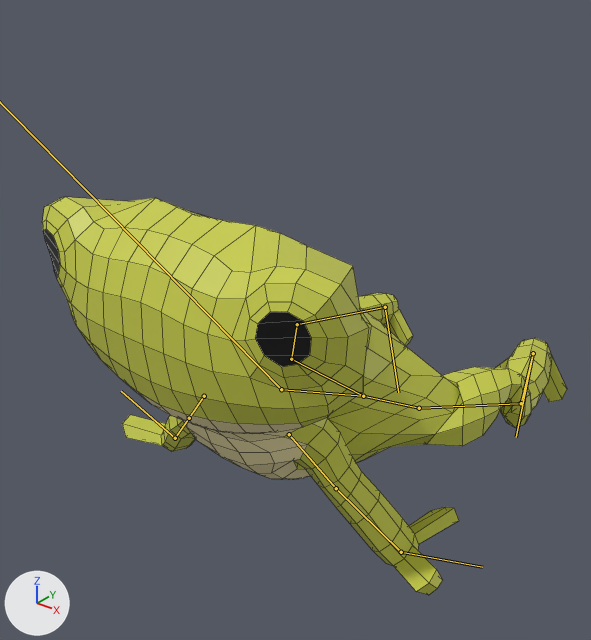
A saved change to the FBX model QuackingAwesome/Assets/Animals/Frog.fbx.
The view is the same before and after, from a 50 mm lens placed at (0.132, -0.171, 0.125), pointed at (-0.012, 0.009, 0.014). Lighting does not change. The marker at lower left points along +X, +Y and +Z. Both versions are drawn at frame 1 of the action 'ArmatureFrog|Action'; the numbers are the values there. The bones that bend it are drawn over the model as lines. Mesh edges are drawn as thin lines.

Names of what the first picture shows: 'Frog'.
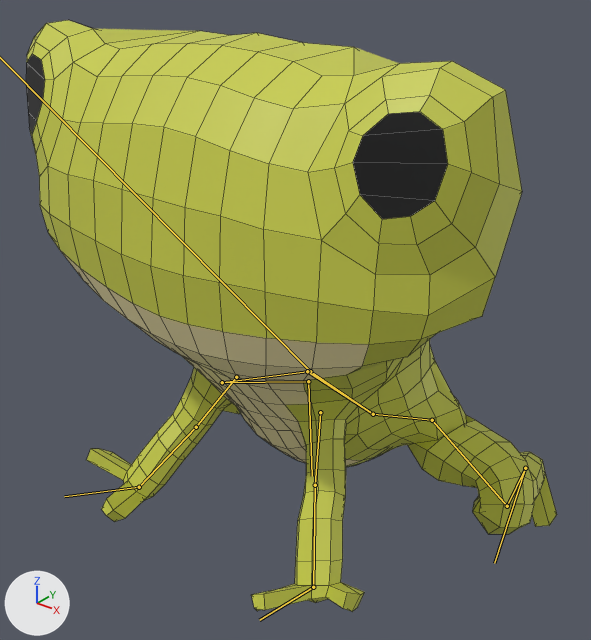
Boxes (x1, y1, x2, y2) around the edits, measured in the pictures (591 x 640 px):
'Frog', posed (49% taller)
    before: (42, 197, 567, 595)
    after: (26, 20, 557, 612)
bone 'BodyDown', root to tip
    before: (281, 389) to (363, 396)
    after: (310, 371) to (373, 414)
bone 'Frog Leg.L', root to tip
    before: (419, 408) to (521, 403)
    after: (432, 420) to (507, 506)
bone 'Frog Leg2.L', root to tip
    before: (521, 403) to (533, 353)
    after: (507, 506) to (525, 468)
bone 'Frog Leg.R', root to tip
    before: (291, 359) to (297, 324)
    after: (307, 371) to (222, 382)
bone 'Frog Leg2.R', root to tip
    before: (297, 324) to (385, 307)
    after: (222, 382) to (308, 381)
bone 'Front Leg.L', root to tip
    before: (289, 434) to (336, 488)
    after: (320, 412) to (315, 485)
bone 'Front Leg.R', root to tip
    before: (204, 396) to (189, 418)
    after: (236, 377) to (196, 427)

What changed in the scene script:
```text
Change bone_upperbody:
    where bone_upperbody = bpy.data.objects['ArmatureFrog'].pose.bones['UpperBody']
    bone_upperbody.location: (0.0, 0.006, 0.013) -> (0.0, 0.0, 0.0)
    bone_upperbody.rotation_quaternion: (0.992, 0.13, 0.0, 0.0) -> (1.0, 0.0, 0.0, 0.0)  # degrees (15, 0, 0) -> degrees (0, 0, 0)
    bone_upperbody.scale: (1.0, 1.0, 1.0) -> (1.47, 1.47, 1.47)
Change bone_bodydown:
    where bone_bodydown = bpy.data.objects['ArmatureFrog'].pose.bones['BodyDown']
    bone_bodydown.location: (0.0, -0.01, -0.009) -> (0.0, 0.0, 0.0)
    bone_bodydown.rotation_quaternion: (0.992, 0.13, 0.0, 0.0) -> (1.0, 0.0, 0.0, 0.0)  # degrees (15, 0, 0) -> degrees (0, 0, 0)
Change bone_frog_leg_l:
    where bone_frog_leg_l = bpy.data.objects['ArmatureFrog'].pose.bones['Frog Leg.L']  # child of 'Frog Leg Connect.L'
    bone_frog_leg_l.rotation_quaternion: (0.671, 0.088, 0.01, 0.736) -> (0.819, -0.364, -0.164, 0.412)  # degrees (8, -7, 95) -> degrees (-47, 2, 53)
Change bone_frog_leg2_l:
    where bone_frog_leg2_l = bpy.data.objects['ArmatureFrog'].pose.bones['Frog Leg2.L']  # child of 'Frog Leg.L'
    bone_frog_leg2_l.rotation_quaternion: (0.383, 0.061, 0.294, 0.874) -> (0.819, 0.038, 0.182, 0.542)  # degrees (34, 7, 135) -> degrees (16, 15, 69)
Change bone_frog_leg_r:
    where bone_frog_leg_r = bpy.data.objects['ArmatureFrog'].pose.bones['Frog Leg.R']  # child of 'Frog Leg Connect.R'
    bone_frog_leg_r.rotation_quaternion: (0.671, 0.088, -0.01, -0.736) -> (0.819, -0.364, 0.164, -0.412)  # degrees (8, 7, -95) -> degrees (-47, -2, -53)
Change bone_frog_leg2_r:
    where bone_frog_leg2_r = bpy.data.objects['ArmatureFrog'].pose.bones['Frog Leg2.R']  # child of 'Frog Leg.R'
    bone_frog_leg2_r.rotation_quaternion: (-0.383, -0.061, 0.294, 0.874) -> (0.819, 0.038, -0.182, -0.542)  # degrees (34, -7, -135) -> degrees (16, -15, -69)
Change bone_front_leg_l:
    where bone_front_leg_l = bpy.data.objects['ArmatureFrog'].pose.bones['Front Leg.L']
    bone_front_leg_l.location: (0.008, 0.004, 0.012) -> (0.002, -0.004, 0.002)
    bone_front_leg_l.rotation_quaternion: (0.748, 0.17, -0.423, 0.483) -> (0.976, 0.103, 0.123, 0.146)  # degrees (-15, -53, 73) -> degrees (14, 12, 18)
Change bone_front_leg_r:
    where bone_front_leg_r = bpy.data.objects['ArmatureFrog'].pose.bones['Front Leg.R']
    bone_front_leg_r.location: (-0.008, 0.004, 0.012) -> (-0.002, -0.004, 0.002)
    bone_front_leg_r.rotation_quaternion: (0.748, 0.17, 0.423, -0.483) -> (0.976, 0.103, -0.123, -0.146)  # degrees (-15, 53, -73) -> degrees (14, -12, -18)
```
